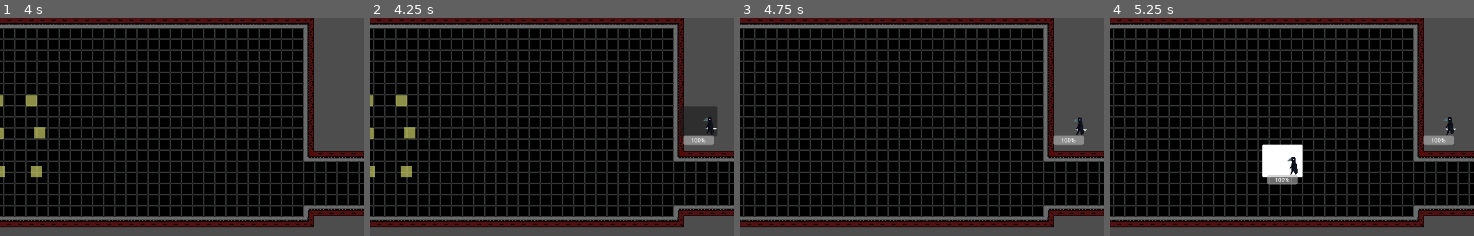
Above: before the commit, frames 1-4 (left to right).
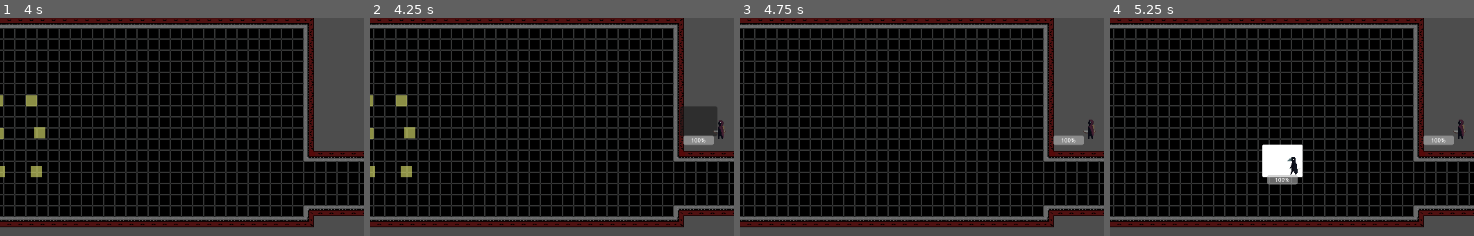
Above: after the commit, the same moments.

Repository: cptfoorman/ffrougelike
Game: Godot game, scene res://start_screen.tscn
The game is run twice, just before and just after one commit, with the same random seed, the same clock (stepped at 60 frames per second) and the same inputs.
Inputs (mouse positions are % of the whole screen's width and height, from its top left):
- Up to frame 1 (4 s): click "Start" at 0.5 s; tap Enter at 1.25 s; move the mouse to (72, 46) at 1.27 s; press the mouse at (72, 46) at 1.28 s; release the mouse at (72, 46) at 2 s; tap Space at 2 s; drag from (61, 50) to (24, 49) at 2.02 s; click "ENTER FIGHT" at 2.75 s; click "confirm placement" at 3.5 s
- Up to frame 2 (4.25 s): no input
- Up to frame 3 (4.75 s): click "confirm placement" at 4.25 s
- Up to frame 4 (5.25 s): click (56, 55) at 5 s
The pictures show only the part of the screen within x 32-82%, y 22-72%; the shares and areas given below are measured in that part.

Frame 1 is identical in both runs. In frame 2, 0.3% of the frame differs, in the area x 91-98%, y 45-56%; in frame 3, 0.3%; in frame 4, 0.3%.

Commit message:
added mage and row target
added mage and row targeting for player

Diff:
--- a/AttackUI/UI.tscn
+++ b/AttackUI/UI.tscn
@@ -56,6 +56,62 @@
 "values": [Color(1, 1, 1, 0)]
 }
 
+[sub_resource type="Animation" id="Animation_ekgwd"]
+resource_name = "reward_slidein"
+length = 0.3
+tracks/0/type = "value"
+tracks/0/imported = false
+tracks/0/enabled = true
+tracks/0/path = NodePath("RewardUI:position")
+tracks/0/interp = 1
+tracks/0/loop_wrap = true
+tracks/0/keys = {
+"times": PackedFloat32Array(0.0333333, 0.3),
+"transitions": PackedFloat32Array(1, 1),
+"update": 0,
+"values": [Vector2(170, 676), Vector2(172, 78)]
+}
+tracks/1/type = "value"
+tracks/1/imported = false
+tracks/1/enabled = true
+tracks/1/path = NodePath("RewardUI:modulate")
+tracks/1/interp = 1
+tracks/1/loop_wrap = true
+tracks/1/keys = {
+"times": PackedFloat32Array(0, 0.3),
+"transitions": PackedFloat32Array(1, 1),
+"update": 0,
+"values": [Color(1, 1, 1, 0), Color(1, 1, 1, 1)]
+}
+
+[sub_resource type="Animation" id="Animation_5own8"]
+resource_name = "reward_slideout"
+length = 0.3
+tracks/0/type = "value"
+tracks/0/imported = false
+tracks/0/enabled = true
+tracks/0/path = NodePath("RewardUI:position")
+tracks/0/interp = 1
+tracks/0/loop_wrap = true
+tracks/0/keys = {
+"times": PackedFloat32Array(0, 0.3),
+"transitions": PackedFloat32Array(1, 1),
+"update": 0,
+"values": [Vector2(172, 78), Vector2(170, 676)]
+}
+tracks/1/type = "value"
+tracks/1/imported = false
+tracks/1/enabled = true
+tracks/1/path = NodePath("RewardUI:modulate")
+tracks/1/interp = 1
+tracks/1/loop_wrap = true
+tracks/1/keys = {
+"times": PackedFloat32Array(0.0333334, 0.266667),
+"transitions": PackedFloat32Array(1, 1),
+"update": 0,
+"values": [Color(1, 1, 1, 1), Color(1, 1, 1, 0)]
+}
+
 [sub_resource type="Animation" id="Animation_dt72r"]
 resource_name = "select_slideIn"
 length = 0.5
@@ -166,62 +222,6 @@
 "transitions": PackedFloat32Array(1, 1),
 "update": 0,
 "values": [Color(1, 1, 1, 1), Color(0, 0, 0, 0)]
-}
-
-[sub_resource type="Animation" id="Animation_ekgwd"]
-resource_name = "reward_slidein"
-length = 0.3
-tracks/0/type = "value"
-tracks/0/imported = false
-tracks/0/enabled = true
-tracks/0/path = NodePath("RewardUI:position")
-tracks/0/interp = 1
-tracks/0/loop_wrap = true
-tracks/0/keys = {
-"times": PackedFloat32Array(0.0333333, 0.3),
-"transitions": PackedFloat32Array(1, 1),
-"update": 0,
-"values": [Vector2(170, 676), Vector2(172, 78)]
-}
-tracks/1/type = "value"
-tracks/1/imported = false
-tracks/1/enabled = true
-tracks/1/path = NodePath("RewardUI:modulate")
-tracks/1/interp = 1
-tracks/1/loop_wrap = true
-tracks/1/keys = {
-"times": PackedFloat32Array(0, 0.3),
-"transitions": PackedFloat32Array(1, 1),
-"update": 0,
-"values": [Color(1, 1, 1, 0), Color(1, 1, 1, 1)]
-}
-
-[sub_resource type="Animation" id="Animation_5own8"]
-resource_name = "reward_slideout"
-length = 0.3
-tracks/0/type = "value"
-tracks/0/imported = false
-tracks/0/enabled = true
-tracks/0/path = NodePath("RewardUI:position")
-tracks/0/interp = 1
-tracks/0/loop_wrap = true
-tracks/0/keys = {
-"times": PackedFloat32Array(0, 0.3),
-"transitions": PackedFloat32Array(1, 1),
-"update": 0,
-"values": [Vector2(172, 78), Vector2(170, 676)]
-}
-tracks/1/type = "value"
-tracks/1/imported = false
-tracks/1/enabled = true
-tracks/1/path = NodePath("RewardUI:modulate")
-tracks/1/interp = 1
-tracks/1/loop_wrap = true
-tracks/1/keys = {
-"times": PackedFloat32Array(0.0333334, 0.266667),
-"transitions": PackedFloat32Array(1, 1),
-"update": 0,
-"values": [Color(1, 1, 1, 1), Color(1, 1, 1, 0)]
 }
 
 [sub_resource type="AnimationLibrary" id="AnimationLibrary_eosxs"]
--- a/Globals/GlobalSceneLoader.gd
+++ b/Globals/GlobalSceneLoader.gd
@@ -22,7 +22,7 @@
 var current_start_screen: StartScreen
 var current_upgradescene: UnitUpgrader
 
-var currentdiff: int = 1
+var currentdiff: int = 0
 
 func _ready() -> void:
 	get_current_start_screen()
@@ -78,6 +78,7 @@
 
 
 func instantiate_gameboard():
+	currentdiff+= 1
 	get_tree().change_scene_to_packed(gameboard)
 	await get_tree().create_timer(0.5).timeout
 	get_current_gameboard()
@@ -90,7 +91,6 @@
 	current_gameboard.initialize(get_current_party_array(), currentdiff)
 
 func instantiate_upgrader(new_unit_array: Array[UnitData]):
-	currentdiff+= 1
 	set_current_party_array(new_unit_array)
 	get_tree().change_scene_to_packed(upgradescene)
 	await get_tree().create_timer(0.5).timeout
@@ -105,7 +105,7 @@
 
 
 func instantiate_start_screen():
-	currentdiff = 3
+	currentdiff = 0
 	get_tree().change_scene_to_packed(startscreen)
 	await get_tree().create_timer(0.5).timeout
 	get_current_start_screen()
--- a/PartyBuilder/party_builder.tscn
+++ b/PartyBuilder/party_builder.tscn
@@ -671,7 +671,7 @@
 attack_on_cooldown = false
 attack_reach = 0
 
-[sub_resource type="Resource" id="Resource_w6wk6"]
+[sub_resource type="Resource" id="Resource_ama5q"]
 resource_local_to_scene = true
 script = ExtResource("6_18u10")
 name = "Raven"
@@ -681,13 +681,14 @@
 strenght = 10
 inteligence = 2
 defense = 5.0
-
-[sub_resource type="Resource" id="Resource_e37ao"]
+main_modifier = 0
+
+[sub_resource type="Resource" id="Resource_iepj0"]
 resource_local_to_scene = true
 script = ExtResource("3_2l5r4")
-spriteFrames = SubResource("SpriteFrames_slwln")
-unitStats = SubResource("Resource_w6wk6")
-unitAttacks = Array[ExtResource("5_bp718")]([SubResource("Resource_nfc5l"), SubResource("Resource_lhhqf")])
+spriteFrames = SubResource("SpriteFrames_vy1vu")
+unitStats = SubResource("Resource_ama5q")
+unitAttacks = Array[ExtResource("5_bp718")]([SubResource("Resource_21vgk"), SubResource("Resource_j25wk")])
 anim_flip = true
 unitStrategies = Array[ExtResource("7_oiy32")]([])
 
--- a/UnitPlacement/placement.tscn
+++ b/UnitPlacement/placement.tscn
@@ -1067,7 +1067,7 @@
 attack_on_cooldown = false
 attack_reach = 0
 
-[sub_resource type="Resource" id="Resource_5hw8o"]
+[sub_resource type="Resource" id="Resource_63xbm"]
 resource_local_to_scene = true
 script = ExtResource("6_yghe6")
 name = "Bowman"
@@ -1077,13 +1077,14 @@
 strenght = 8
 inteligence = 5
 defense = 0.0
-
-[sub_resource type="Resource" id="Resource_6ygsm"]
+main_modifier = 0
+
+[sub_resource type="Resource" id="Resource_f1g85"]
 resource_local_to_scene = true
 script = ExtResource("3_pqkku")
-spriteFrames = SubResource("SpriteFrames_6vqgq")
-unitStats = SubResource("Resource_5hw8o")
-unitAttacks = Array[ExtResource("5_6ybw0")]([SubResource("Resource_uevon"), SubResource("Resource_akuhq")])
+spriteFrames = SubResource("SpriteFrames_fjoym")
+unitStats = SubResource("Resource_63xbm")
+unitAttacks = Array[ExtResource("5_6ybw0")]([SubResource("Resource_ubdxd"), SubResource("Resource_hymr2")])
 anim_flip = true
 unitStrategies = Array[ExtResource("7_awdeh")]([])
 
@@ -1749,7 +1750,7 @@
 attack_on_cooldown = false
 attack_reach = 0
 
-[sub_resource type="Resource" id="Resource_jg2nl"]
+[sub_resource type="Resource" id="Resource_bptvg"]
 resource_local_to_scene = true
 script = ExtResource("6_yghe6")
 name = "Raven"
@@ -1759,13 +1760,14 @@
 strenght = 10
 inteligence = 2
 defense = 5.0
-
-[sub_resource type="Resource" id="Resource_xo81e"]
+main_modifier = 0
+
+[sub_resource type="Resource" id="Resource_43enw"]
 resource_local_to_scene = true
 script = ExtResource("3_pqkku")
-spriteFrames = SubResource("SpriteFrames_4jye4")
-unitStats = SubResource("Resource_jg2nl")
-unitAttacks = Array[ExtResource("5_6ybw0")]([SubResource("Resource_5ajf4"), SubResource("Resource_6k1uf")])
+spriteFrames = SubResource("SpriteFrames_63pk8")
+unitStats = SubResource("Resource_bptvg")
+unitAttacks = Array[ExtResource("5_6ybw0")]([SubResource("Resource_2e4kv"), SubResource("Resource_wgdns")])
 anim_flip = false
 unitStrategies = Array[ExtResource("7_awdeh")]([])
 
--- a/gameboard.gd
+++ b/gameboard.gd
@@ -137,7 +137,9 @@
 	for unit in get_current_friendly_units():
 		survivor_units.append(unit.get_unit_data())
 	survivor_units.append(newPartyUnit)
-	globalSceneLoader.instantiate_upgrader(survivor_units)
+	globalSceneLoader.set_current_party_array(survivor_units)
+	await get_tree().create_timer(0.5).timeout
+	globalSceneLoader.instantiate_gameboard()
 
 func _on_ui_upgrades_selected() -> void:
 	var survivor_units: Array[UnitData]
--- a/gameboard.tscn
+++ b/gameboard.tscn
@@ -9,6 +9,7 @@
 [ext_resource type="Script" path="res://unit/UnitResouces/stats/UnitStats.gd" id="8_k4puk"]
 [ext_resource type="Script" path="res://unit/UnitResouces/UnitUpgradeStrategies/Base_Unit_Strategy.gd" id="9_lw5oc"]
 [ext_resource type="Texture2D" uid="uid://bv8a3tdru5v4v" path="res://assets/mr raven edit1-Sheet.png" id="10_av7x2"]
+[ext_resource type="Resource" uid="uid://cnxwhgd1cuiga" path="res://unit/UnitResouces/UnitData/Enemy/magueEnemyData.tres" id="11_wepal"]
 [ext_resource type="Script" path="res://enemy_units.gd" id="12_q7lxg"]
 [ext_resource type="PackedScene" uid="uid://ba87btxkl1a6" path="res://UnitPlacement/placement.tscn" id="15_u0x21"]
 
@@ -1228,7 +1229,7 @@
 attack_on_cooldown = false
 attack_reach = 0
 
-[sub_resource type="Resource" id="Resource_72mbf"]
+[sub_resource type="Resource" id="Resource_lx5j0"]
 resource_local_to_scene = true
 script = ExtResource("8_k4puk")
 name = "Bowman"
@@ -1238,13 +1239,14 @@
 strenght = 8
 inteligence = 5
 defense = 0.0
-
-[sub_resource type="Resource" id="Resource_ew5wj"]
+main_modifier = 0
+
+[sub_resource type="Resource" id="Resource_tw0jv"]
 resource_local_to_scene = true
 script = ExtResource("5_qvq3h")
-spriteFrames = SubResource("SpriteFrames_5vr1c")
-unitStats = SubResource("Resource_72mbf")
-unitAttacks = Array[ExtResource("7_ea3x6")]([SubResource("Resource_8ku5x"), SubResource("Resource_0nijv")])
+spriteFrames = SubResource("SpriteFrames_vjh5x")
+unitStats = SubResource("Resource_lx5j0")
+unitAttacks = Array[ExtResource("7_ea3x6")]([SubResource("Resource_xalnt"), SubResource("Resource_gi7pa")])
 anim_flip = true
 unitStrategies = Array[ExtResource("9_lw5oc")]([])
 
@@ -1910,7 +1912,7 @@
 attack_on_cooldown = false
 attack_reach = 0
 
-[sub_resource type="Resource" id="Resource_rpty5"]
+[sub_resource type="Resource" id="Resource_vb3h0"]
 resource_local_to_scene = true
 script = ExtResource("8_k4puk")
 name = "Raven"
@@ -1920,13 +1922,14 @@
 strenght = 10
 inteligence = 2
 defense = 5.0
-
-[sub_resource type="Resource" id="Resource_cbjat"]
+main_modifier = 0
+
+[sub_resource type="Resource" id="Resource_4ph16"]
 resource_local_to_scene = true
 script = ExtResource("5_qvq3h")
-spriteFrames = SubResource("SpriteFrames_5uw3x")
-unitStats = SubResource("Resource_rpty5")
-unitAttacks = Array[ExtResource("7_ea3x6")]([SubResource("Resource_fq0d7"), SubResource("Resource_k7y65")])
+spriteFrames = SubResource("SpriteFrames_4t5g5")
+unitStats = SubResource("Resource_vb3h0")
+unitAttacks = Array[ExtResource("7_ea3x6")]([SubResource("Resource_tmev5"), SubResource("Resource_j8c5u")])
 anim_flip = false
 unitStrategies = Array[ExtResource("9_lw5oc")]([])
 
@@ -1953,7 +1956,7 @@
 
 [node name="Placement" parent="." instance=ExtResource("15_u0x21")]
 position = Vector2(0, 1)
-availableEnemyUnitsArray = Array[ExtResource("5_qvq3h")]([SubResource("Resource_ew5wj"), SubResource("Resource_cbjat")])
+availableEnemyUnitsArray = Array[ExtResource("5_qvq3h")]([SubResource("Resource_tw0jv"), SubResource("Resource_4ph16"), ExtResource("11_wepal")])
 
 [node name="UI" parent="." instance=ExtResource("7_6wyu1")]
 follow_viewport_enabled = false
--- a/unit/UnitResouces/UnitAttacks/SpecialAttackRaven.tres
+++ b/unit/UnitResouces/UnitAttacks/SpecialAttackRaven.tres
@@ -12,3 +12,4 @@
 attack_ofset = Vector2(0, 0)
 attack_max_cooldown = 4
 attack_on_cooldown = false
+attack_reach = 0
--- /dev/null
+++ b/unit/UnitResouces/UnitData/Enemy/magueEnemyData.tres
@@ -0,0 +1,18 @@
+[gd_resource type="Resource" script_class="UnitData" load_steps=8 format=3 uid="uid://cnxwhgd1cuiga"]
+
+[ext_resource type="Script" path="res://unit/UnitResouces/UnitData/Friendly/UnitData.gd" id="1_htdku"]
+[ext_resource type="SpriteFrames" uid="uid://bu8p0r0jjuo8h" path="res://unit/UnitResouces/unitSpriteFrames/unitspriteframesMague.tres" id="2_71id1"]
+[ext_resource type="Script" path="res://unit/UnitResouces/UnitAttacks/Unitattacks.gd" id="3_j7uxf"]
+[ext_resource type="Resource" uid="uid://dbvowvsl762r4" path="res://unit/UnitResouces/UnitAttacks/magusslice.tres" id="4_5xequ"]
+[ext_resource type="Resource" uid="uid://be5mwmr130780" path="res://unit/UnitResouces/UnitAttacks/magusvortex.tres" id="5_ayfyq"]
+[ext_resource type="Resource" uid="uid://b1mm1wss6n3fr" path="res://unit/UnitResouces/stats/maguesEnemy.tres" id="6_wplw5"]
+[ext_resource type="Script" path="res://unit/UnitResouces/UnitUpgradeStrategies/Base_Unit_Strategy.gd" id="7_4ul1p"]
+
+[resource]
+resource_local_to_scene = true
+script = ExtResource("1_htdku")
+spriteFrames = ExtResource("2_71id1")
+unitStats = ExtResource("6_wplw5")
+unitAttacks = Array[ExtResource("3_j7uxf")]([ExtResource("4_5xequ"), ExtResource("5_ayfyq")])
+anim_flip = true
+unitStrategies = Array[ExtResource("7_4ul1p")]([])
--- a/unit/UnitResouces/stats/BowmanStats.tres
+++ b/unit/UnitResouces/stats/BowmanStats.tres
@@ -12,3 +12,4 @@
 strenght = 8
 inteligence = 5
 defense = 0.0
+main_modifier = 0
--- a/unit/UnitResouces/stats/UnitStats.gd
+++ b/unit/UnitResouces/stats/UnitStats.gd
@@ -12,12 +12,15 @@
 
 var currentUnit: Unit
 
+@export var main_modifier: int
+
 func initialize() -> void:
 	currentUnit.health = health
 	currentUnit.speed = speed
 	currentUnit.inteligence = inteligence
 	currentUnit.mana = mana
 	currentUnit.strenght = strenght
+	currentUnit.attackModifier = main_modifier
 
 func printstats():
 	prints(name, speed , health, mana, strenght, inteligence)
--- a/unit/UnitResouces/stats/baseunitstats.tres
+++ b/unit/UnitResouces/stats/baseunitstats.tres
@@ -12,3 +12,4 @@
 strenght = 5
 inteligence = 5
 defense = 0.0
+main_modifier = 0
--- a/unit/UnitResouces/stats/magues.tres
+++ b/unit/UnitResouces/stats/magues.tres
@@ -12,3 +12,4 @@
 strenght = 5
 inteligence = 15
 defense = 2.0
+main_modifier = 1
--- /dev/null
+++ b/unit/UnitResouces/stats/maguesEnemy.tres
@@ -0,0 +1,15 @@
+[gd_resource type="Resource" script_class="UnitStats" load_steps=2 format=3 uid="uid://b1mm1wss6n3fr"]
+
+[ext_resource type="Script" path="res://unit/UnitResouces/stats/UnitStats.gd" id="1_itga3"]
+
+[resource]
+resource_local_to_scene = true
+script = ExtResource("1_itga3")
+name = "Magus"
+speed = 20
+health = 100.0
+mana = 20.0
+strenght = 5
+inteligence = 13
+defense = 2.0
+main_modifier = 1
--- a/unit/UnitResouces/stats/ravenstats.tres
+++ b/unit/UnitResouces/stats/ravenstats.tres
@@ -12,3 +12,4 @@
 strenght = 10
 inteligence = 2
 defense = 5.0
+main_modifier = 0
--- a/unit/UnitResouces/stats/ravenstats2.tres
+++ b/unit/UnitResouces/stats/ravenstats2.tres
@@ -12,3 +12,4 @@
 strenght = 8
 inteligence = 2
 defense = 3.0
+main_modifier = 0
--- a/unit/UnitResouces/stats/ravenstats3.tres
+++ b/unit/UnitResouces/stats/ravenstats3.tres
@@ -12,3 +12,4 @@
 strenght = 10
 inteligence = 2
 defense = 5.0
+main_modifier = 0
--- a/unit/unit.gd
+++ b/unit/unit.gd
@@ -34,6 +34,7 @@
 	unitsstats.initialize()
 	unitsstats.printstats()
 	animations.flip_h = flip_anim_h
+
 	prints("initializing", unitsstats.name, health)
 	healthbar.max_value = health
 	healthbar.value = health
Not shown: 4 places in PartyBuilder/party_builder.tscn that only renumber resources
Not shown: 7 places in UnitPlacement/placement.tscn that only renumber resources
Not shown: 7 places in gameboard.tscn that only renumber resources
